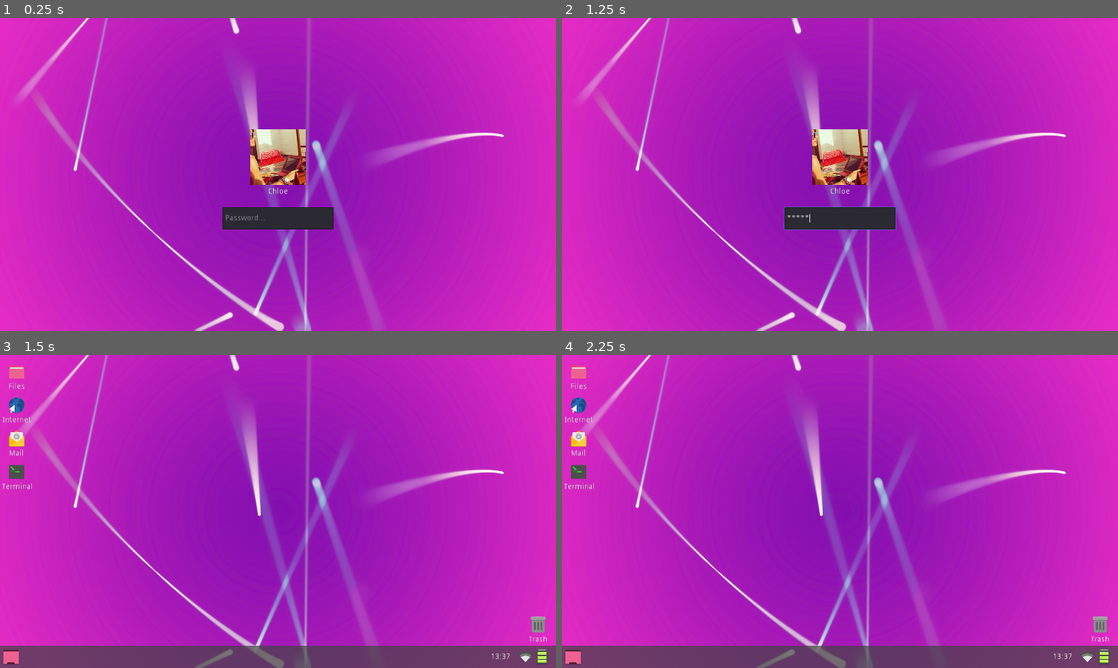
Above: before the commit, frames 1-4 (two rows, left to right).
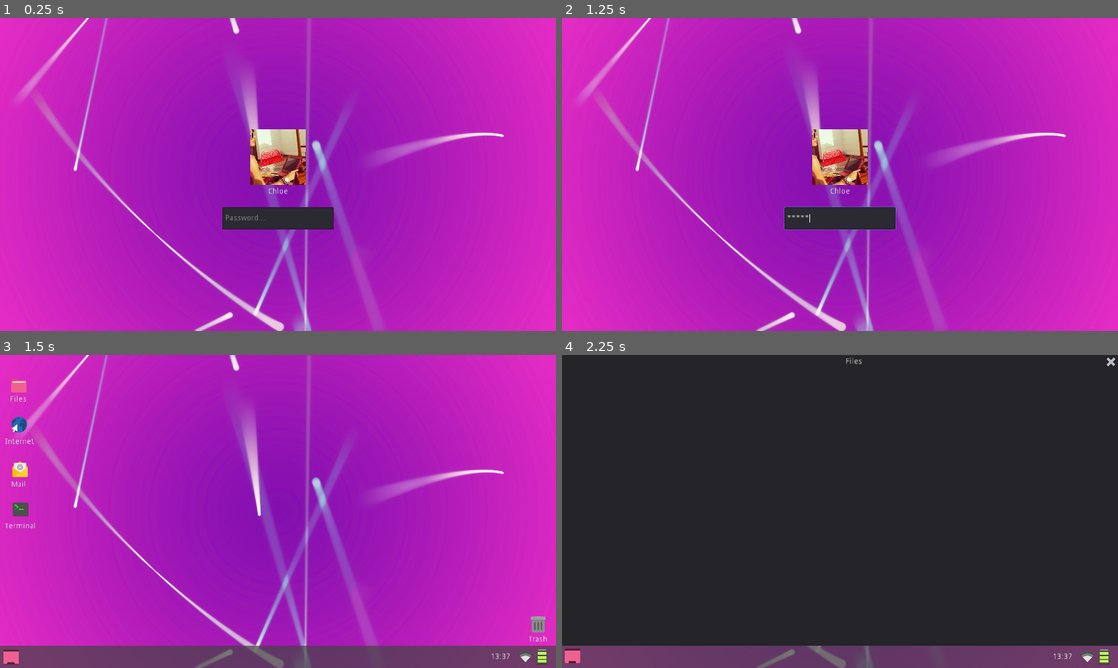
Above: after the commit, the same moments.

Repository: gabriele-costa/chloetart
Game: Godot game, scene res://Scenes/Logscreen.tscn
Same seed, same stepped clock (60 frames per second), same inputs: the game is played once before the commit and once after it.
Inputs (mouse positions are in pixels of both pictures, inside the frame that each line leads up to):
- Up to frame 1 (0.25 s): no input
- Up to frame 2 (1.25 s): click (840, 218) at 0.52 s; type "Chloe" at 0.6 s
- Up to frame 3 (1.5 s): tap Enter at 1.25 s
- Up to frame 4 (2.25 s): click (578, 386) at 2 s, where only the run after the commit has a clickable "Files"

Frames 1-2 are identical in both runs. In frame 3, 1.1% of the frame differs, in the area x 0-7%, y 3-56%; in frame 4, 93%, in the area x 0-100%, y 0-99%.
Error before the commit: Invalid get index 'type' (on base: 'InputEventKey'). (res://Scripts/filesystem_icon.gd:14)

Commit message:
some logic

Diff:
--- a/Scenes/Desktop.tscn
+++ b/Scenes/Desktop.tscn
@@ -24,28 +24,36 @@
 texture = ExtResource( 1 )
 centered = false
 
-[node name="filesystem" type="Sprite" parent="."]
-position = Vector2( 60, 60 )
-texture = ExtResource( 4 )
+[node name="filesystem" type="ToolButton" parent="."]
+margin_left = 30.0
+margin_top = 74.0
+margin_right = 106.0
+margin_bottom = 146.0
+icon = ExtResource( 4 )
 script = ExtResource( 10 )
 
 [node name="filesystem_label" type="Label" parent="filesystem"]
-margin_left = -40.0
-margin_top = 40.0
-margin_bottom = 54.0
+margin_left = -4.0
+margin_top = 72.0
+margin_right = 37.0
+margin_bottom = 86.0
 rect_scale = Vector2( 2, 2 )
 text = "Files"
 align = 1
 valign = 1
 
-[node name="browser" type="Sprite" parent="."]
-position = Vector2( 60, 180 )
-texture = ExtResource( 5 )
+[node name="browser" type="ToolButton" parent="."]
+margin_left = 31.0
+margin_top = 214.0
+margin_right = 107.0
+margin_bottom = 286.0
+icon = ExtResource( 5 )
 
 [node name="browser_label" type="Label" parent="browser"]
-margin_left = -52.0
-margin_top = 40.0
-margin_bottom = 54.0
+margin_left = -13.0
+margin_top = 84.0
+margin_right = 39.0
+margin_bottom = 98.0
 grow_horizontal = 2
 grow_vertical = 2
 rect_scale = Vector2( 2, 2 )
@@ -53,14 +61,18 @@
 align = 1
 valign = 1
 
-[node name="email" type="Sprite" parent="."]
-position = Vector2( 60, 300 )
-texture = ExtResource( 9 )
+[node name="email" type="ToolButton" parent="."]
+margin_left = 34.0
+margin_top = 374.0
+margin_right = 110.0
+margin_bottom = 446.0
+icon = ExtResource( 9 )
 
 [node name="email_label" type="Label" parent="email"]
-margin_left = -52.0
-margin_top = 40.0
-margin_bottom = 54.0
+margin_left = -18.0
+margin_top = 78.0
+margin_right = 34.0
+margin_bottom = 92.0
 grow_horizontal = 2
 grow_vertical = 2
 rect_scale = Vector2( 2, 2 )
@@ -68,14 +80,18 @@
 align = 1
 valign = 1
 
-[node name="tools" type="Sprite" parent="."]
-position = Vector2( 60, 420 )
-texture = ExtResource( 6 )
+[node name="tools" type="ToolButton" parent="."]
+margin_left = 36.0
+margin_top = 519.0
+margin_right = 112.0
+margin_bottom = 591.0
+icon = ExtResource( 6 )
 
 [node name="tools_label" type="Label" parent="tools"]
-margin_left = -52.0
-margin_top = 40.0
-margin_bottom = 54.0
+margin_left = -19.0
+margin_top = 83.0
+margin_right = 37.0
+margin_bottom = 97.0
 grow_horizontal = 2
 grow_vertical = 2
 rect_scale = Vector2( 2, 2 )
@@ -125,3 +141,5 @@
 text = "13:37"
 align = 1
 valign = 1
+
+[connection signal="pressed" from="filesystem" to="filesystem" method="_on_filesystem_pressed"]
--- a/Scenes/Terminal.tscn
+++ b/Scenes/Terminal.tscn
@@ -49,6 +49,12 @@
 icon = ExtResource( 6 )
 script = ExtResource( 4 )
 
+[node name="TextEdit" type="TextEdit" parent="Panel"]
+margin_left = 5.0
+margin_top = 60.0
+margin_right = 1995.0
+margin_bottom = 1040.0
+
 [node name="os_bar" type="Panel" parent="."]
 margin_top = 1045.0
 margin_right = 2000.0
--- a/Scripts/filesystem_icon.gd
+++ b/Scripts/filesystem_icon.gd
@@ -1,4 +1,4 @@
-extends Sprite
+extends ToolButton
 
 
 # Declare member variables here. Examples:
@@ -8,12 +8,13 @@
 
 # Called when the node enters the scene tree for the first time.
 func _ready():
-	set_process_input(true)
+	pass
 
-func _input(ev):
-	if ev.type==InputEvent.MOUSE_BUTTON and ev.is_pressed() and ev.button_index==1 and ev.doubleclick:
-		get_tree().change_scene("res://Scenes/Files.tscn")
 
 # Called every frame. 'delta' is the elapsed time since the previous frame.
 #func _process(delta):
 #	pass
+
+
+func _on_filesystem_pressed():
+	get_tree().change_scene("res://Scenes/Files.tscn")
